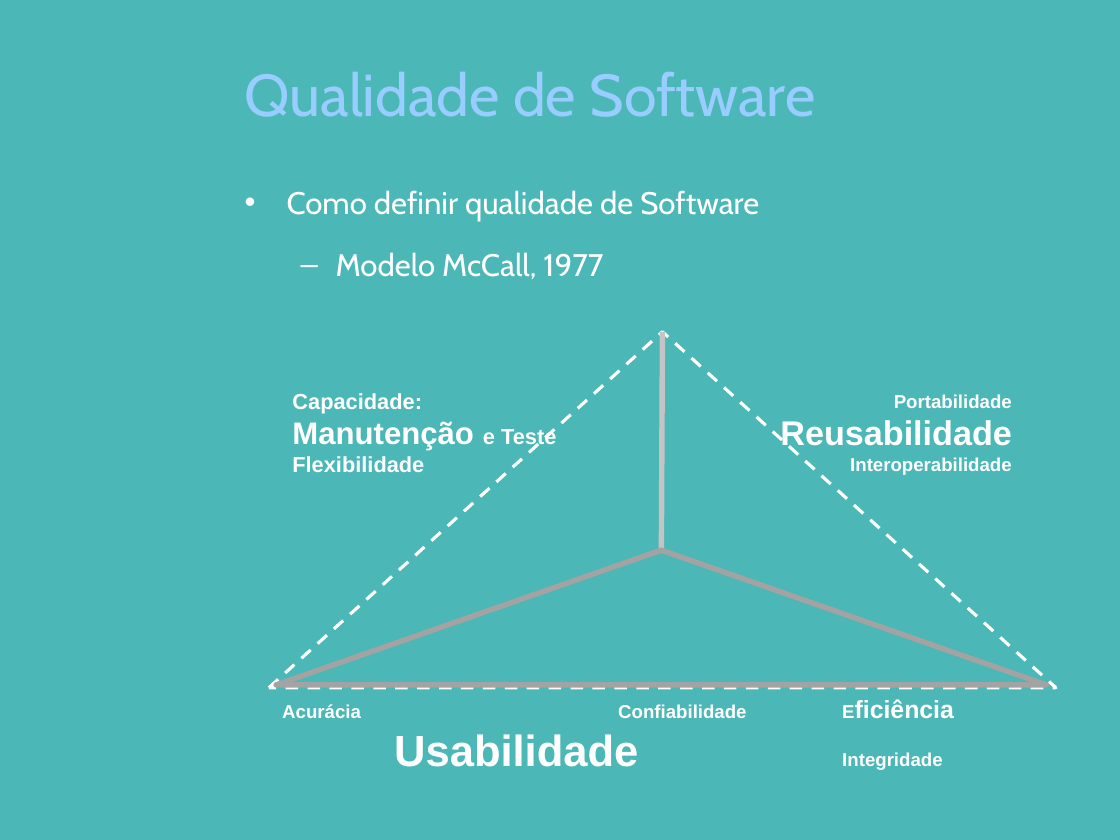
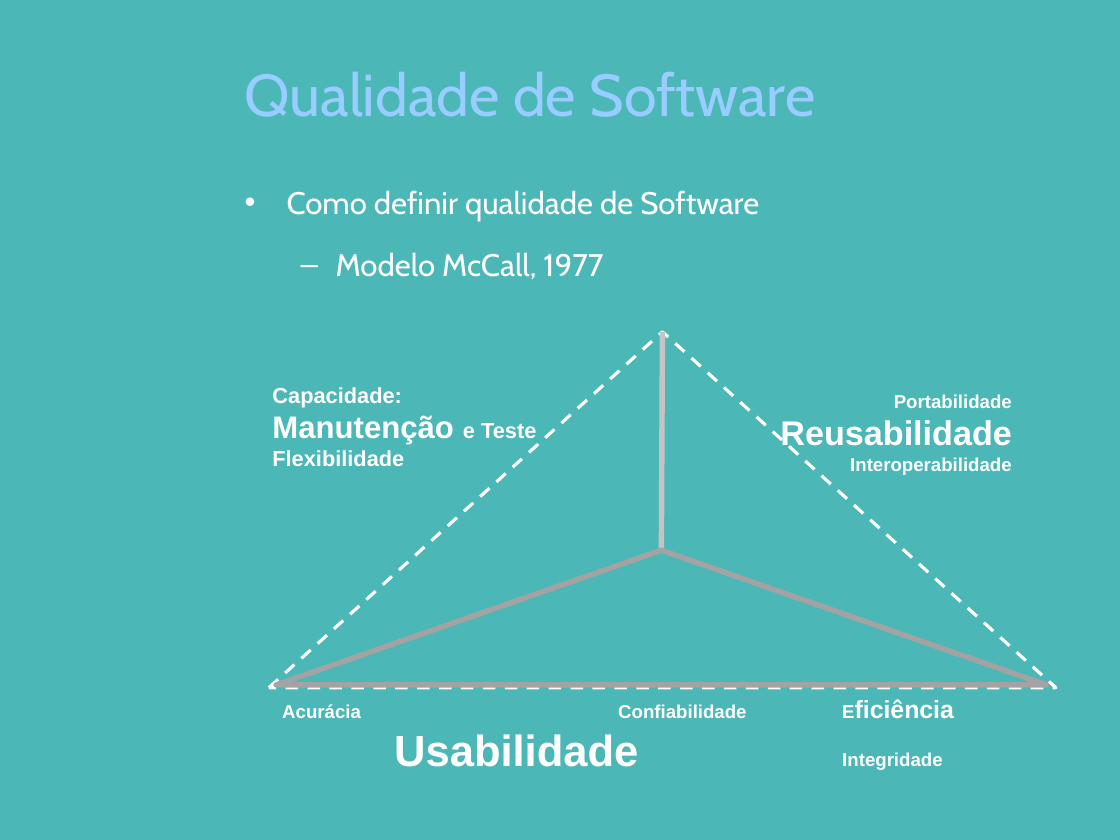
Before and after one commit to pddnew/monografia, a slide deck: slide 6 of presentation/presentation_1.1.0.pptx. Drawn at 1120x840 pixels with LibreOffice and Linux fonts; fonts in the diff are those of the drawing; background and template pictures are left out. Boxes give left, top, right and bottom in pixels: in the first picture for what was removed or moved away, otherwise in the second. Text is boxed around its words. In the diff, an @@ line names an element or a change of style, - is before the commit and + after.

```diff
--- a/presentation/presentation_1.1.0.pptx
+++ b/presentation/presentation_1.1.0.pptx
@@ text "Capacidade:": place and size @@
-text "Capacidade:" at (292,393,556,472)
+text "Capacidade:" at (272,387,536,466)
```
Also in this commit, not shown: 3 other slides changed, 7 other files.
